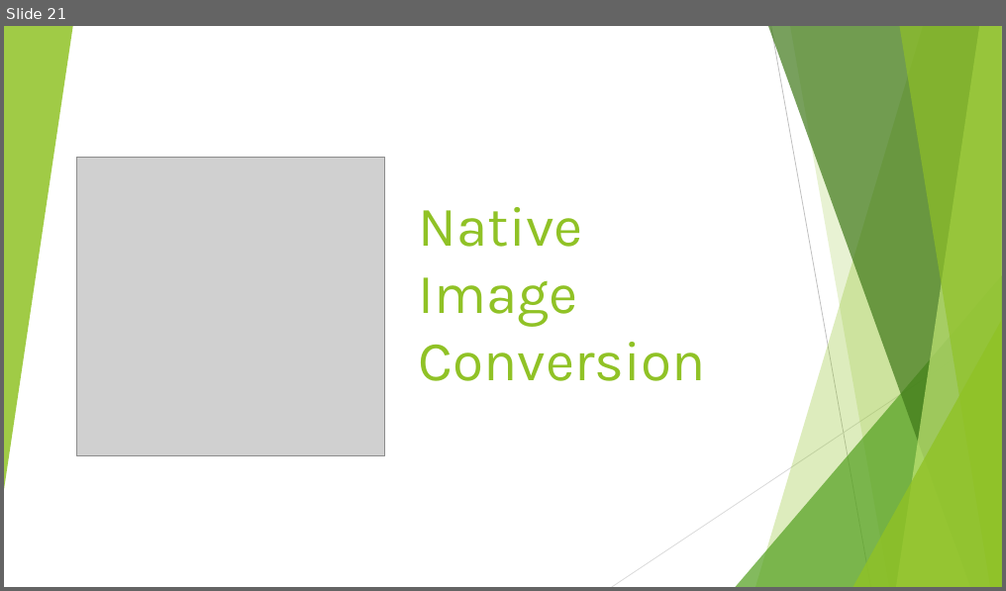
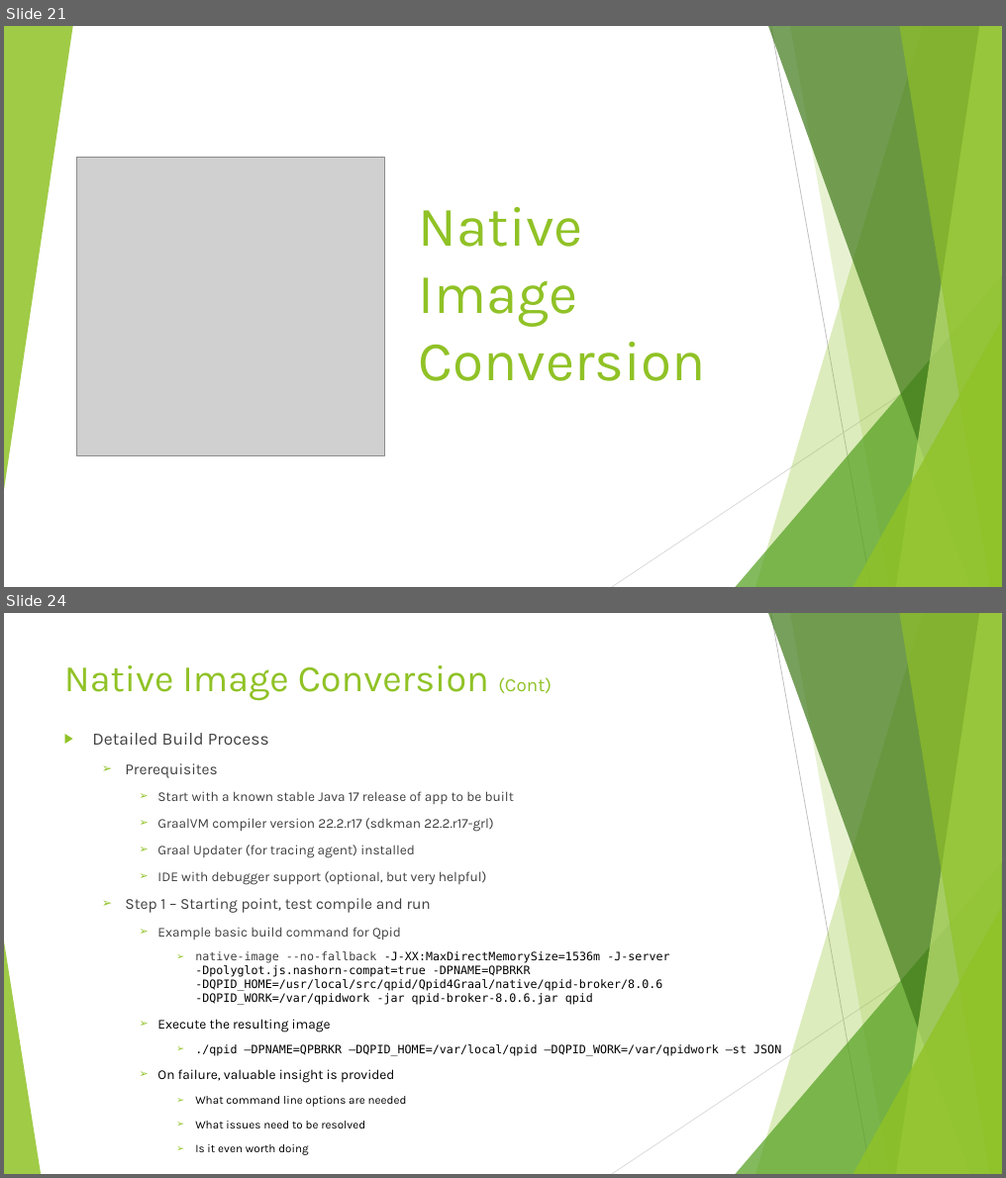
Before and after one commit to Rohan427/Qpid4Graal, a slide deck: doc/reference/GraalVm _Upgrade.pptx. Shown one above the other, each under a label of ours: slide 21 before the commit, slides 21 and 24 after it; the slides between them are not shown. The pictures are 1006x591 and 1006x1178 pixels, drawn with LibreOffice and Linux fonts; fonts in the diff are those of the drawing; grey boxes stand for pictures. Boxes give left, top, right and bottom in pixels: in the first picture for what was removed or moved away, otherwise in the second. Text is boxed around its words. In the diff, an @@ line names an element or a change of style, - is before the commit and + after.

Commit message:
GraalVM Upgrade PPT v3

```diff
--- a/doc/reference/GraalVm _Upgrade.pptx
+++ b/doc/reference/GraalVm _Upgrade.pptx
@@ slide 24 added at (x1=4, y1=613, x2=1002, y2=1174), background #FFFFFF; not listed: 9 template elements that a slide beside it also shows @@
@@ title added at (x1=64, y1=665, x2=551, y2=700), 36 pt, text #90C226 @@
+Native Image Conversion (Cont)
@@ text added at (x1=92, y1=733, x2=781, y2=1153), 11.1 pt, text #000000 @@
+▶ Detailed Build Process
+  ➢ Prerequisites
+    ➢ Start with a known stable Java 17 release of app to be built
+    ➢ GraalVM compiler version 22.2.r17 (sdkman 22.2.r17-grl)
+    ➢ Graal Updater (for tracing agent) installed
+    ➢ IDE with debugger support (optional, but very helpful)
+  ➢ Step 1 – Starting point, test compile and run
+    ➢ Example basic build command for Qpid
+      ➢ native-image --no-fallback -J-XX:MaxDirectMemorySize=1536m -J-server -Dpolyglot.js.nashorn-compat=true -DPNAME=QPBRKR -DQPID_HOME=/usr/local/src/qpid/Qpid4Graal/native/qpid-broker/8.0.6 -DQPID_WORK=/var/qpidwork -jar qpid-broker-8.0.6.jar qpid
+    ➢ Execute the resulting image
+      ➢ ./qpid –DPNAME=QPBRKR –DQPID_HOME=/var/local/qpid –DQPID_WORK=/var/qpidwork –st JSON
+    ➢ On failure, valuable insight is provided
+      ➢ What command line options are needed
+      ➢ What issues need to be resolved
+      ➢ Is it even worth doing
@@ triangle added at (x1=4, y1=942, x2=41, y2=1174), fill #90C226 at 85% opacity @@
```
Also in this commit, not shown: 6 slides changed, 5 other slides added, 2 other files.
